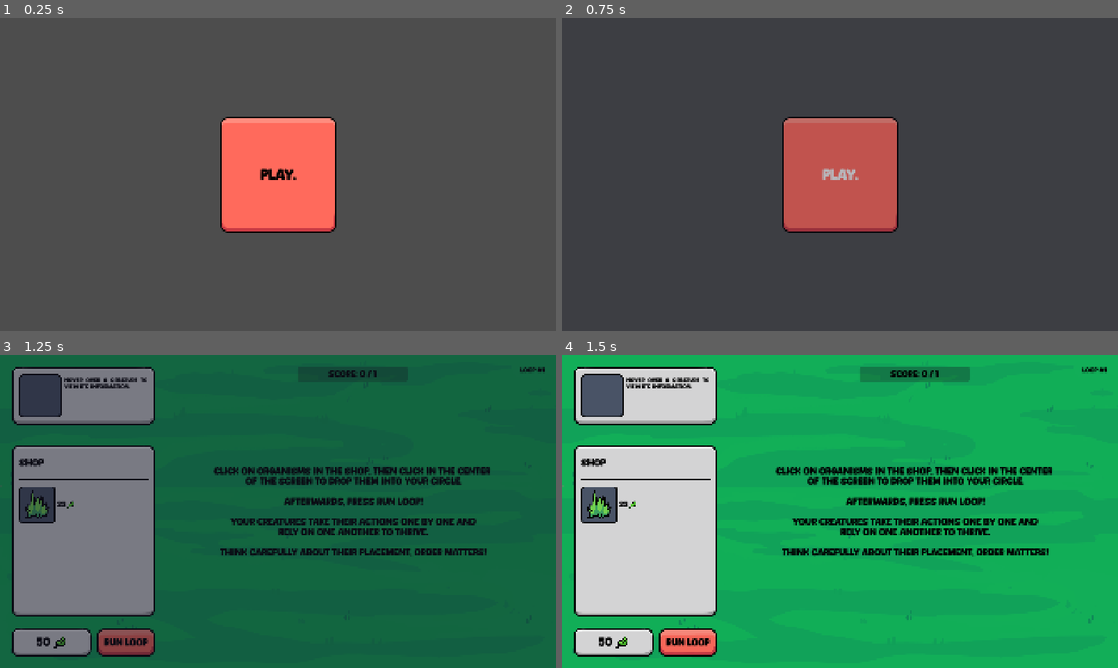
Above: before the commit, frames 1-4 (two rows, left to right).
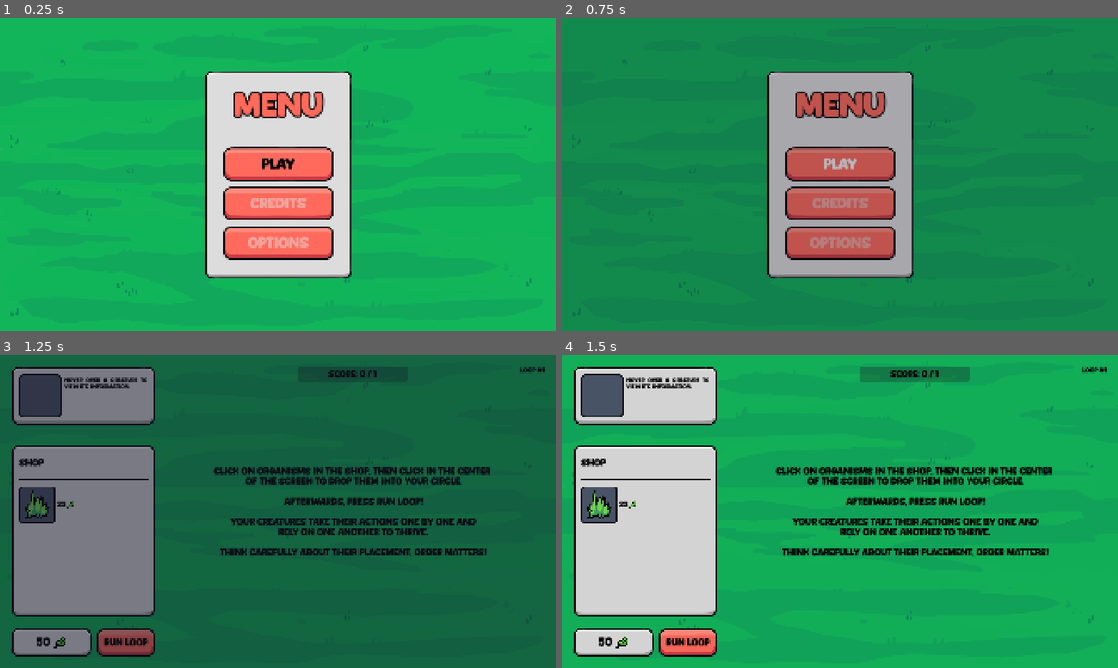
Above: after the commit, the same moments.

Repository: elliotfontaine/gmtk-2025-submission
Game: Godot game, scene res://scenes/main_menu.tscn
Same seed, same stepped clock (60 frames per second), same inputs: the game is played once before the commit and once after it. The engine's default icon, where the game draws it, is replaced by a stand-in: a white triangle on a blue panel in a dark square.
Inputs (mouse positions are in pixels of both pictures, inside the frame that each line leads up to):
- Up to frame 1 (0.25 s): no input
- Up to frame 2 (0.75 s): click "play." (after the commit: "play") at 0.5 s
- Up to frame 3 (1.25 s): no input
- Up to frame 4 (1.5 s): tap Enter at 1.25 s; move the mouse to (962, 495) at 1.27 s; hold D from 1.28 s (still down); hold Shift from 1.28 s (still down); click (962, 495) at 1.42 s

The runs differ from the first frame. In frame 1, 97% of the frame differs, in the area x 0-100%, y 0-100%; in frame 2, 97%; in frame 3, nothing differs; in frame 4, nothing differs.

Commit message:
make basic main menu screen

Diff:
--- a/scenes/main_menu.tscn
+++ b/scenes/main_menu.tscn
@@ -1,9 +1,10 @@
-[gd_scene load_steps=5 format=3 uid="uid://cjpe1y1myvqbb"]
+[gd_scene load_steps=6 format=3 uid="uid://cjpe1y1myvqbb"]
 
 [ext_resource type="Script" uid="uid://b47tr3vo56q8q" path="res://scenes/main_menu.gd" id="1_ig7tw"]
 [ext_resource type="AudioStream" uid="uid://cbwlovwtan8pm" path="res://assets/audio/sfx/buttons/Accept.wav" id="2_ekxnf"]
-[ext_resource type="Script" uid="uid://csi3rjnr5grfn" path="res://audio/sound_button.gd" id="3_8ln24"]
+[ext_resource type="Script" path="res://audio/sound_button.gd" id="3_8ln24"]
 [ext_resource type="AudioStream" uid="uid://dm5knn6xtsp0n" path="res://assets/audio/sfx/buttons/Click.wav" id="4_rtw2f"]
+[ext_resource type="Texture2D" uid="uid://dr1cqjdwtdh76" path="res://assets/sprites/bg.png" id="5_8ln24"]
 
 [node name="MainMenu" type="Control"]
 layout_mode = 3
@@ -15,30 +16,79 @@
 script = ExtResource("1_ig7tw")
 metadata/_edit_lock_ = true
 
-[node name="ButtonPlay" type="Button" parent="."]
-custom_minimum_size = Vector2(400, 400)
+[node name="PanelContainer" type="PanelContainer" parent="."]
 layout_mode = 1
-anchors_preset = -1
-anchor_left = 0.395833
-anchor_top = 0.314815
-anchor_right = 0.604167
-anchor_bottom = 0.685185
-offset_left = 196.0
-offset_top = 196.0
-offset_right = -196.0
-offset_bottom = -196.0
+anchors_preset = 8
+anchor_left = 0.5
+anchor_top = 0.5
+anchor_right = 0.5
+anchor_bottom = 0.5
+offset_left = -254.5
+offset_top = -357.5
+offset_right = 254.5
+offset_bottom = 357.5
 grow_horizontal = 2
 grow_vertical = 2
+
+[node name="CenterContainer" type="MarginContainer" parent="PanelContainer"]
+layout_mode = 2
+metadata/_edit_use_anchors_ = true
+
+[node name="VBoxContainer" type="VBoxContainer" parent="PanelContainer/CenterContainer"]
+layout_mode = 2
+
+[node name="Title" type="Label" parent="PanelContainer/CenterContainer/VBoxContainer"]
+layout_mode = 2
+size_flags_vertical = 3
+theme_override_colors/font_color = Color(1, 0.415686, 0.356863, 1)
+theme_override_colors/font_outline_color = Color(0, 0, 0, 1)
+theme_override_constants/outline_size = 20
+theme_override_font_sizes/font_size = 110
+text = "Menu"
+horizontal_alignment = 1
+
+[node name="ButtonPlay" type="Button" parent="PanelContainer/CenterContainer/VBoxContainer"]
+layout_mode = 2
 focus_mode = 0
 theme_override_font_sizes/font_size = 50
-text = "play."
+text = "play"
 script = ExtResource("3_8ln24")
 click_sound = ExtResource("4_rtw2f")
-metadata/_custom_type_script = "uid://csi3rjnr5grfn"
+metadata/_edit_use_anchors_ = true
+
+[node name="ButtonPlay2" type="Button" parent="PanelContainer/CenterContainer/VBoxContainer"]
+layout_mode = 2
+focus_mode = 0
+theme_override_font_sizes/font_size = 50
+disabled = true
+text = "Credits"
+script = ExtResource("3_8ln24")
+click_sound = ExtResource("4_rtw2f")
+metadata/_edit_use_anchors_ = true
+
+[node name="ButtonPlay3" type="Button" parent="PanelContainer/CenterContainer/VBoxContainer"]
+layout_mode = 2
+focus_mode = 0
+theme_override_font_sizes/font_size = 50
+disabled = true
+text = "options"
+script = ExtResource("3_8ln24")
+click_sound = ExtResource("4_rtw2f")
 metadata/_edit_use_anchors_ = true
 
 [node name="SFX_Accept" type="AudioStreamPlayer2D" parent="."]
 stream = ExtResource("2_ekxnf")
 bus = &"SFX"
 
-[connection signal="pressed" from="ButtonPlay" to="." method="_on_button_play_pressed"]
+[node name="BgLayer" type="CanvasLayer" parent="."]
+layer = -10
+
+[node name="bg" type="TextureRect" parent="BgLayer"]
+anchors_preset = 15
+anchor_right = 1.0
+anchor_bottom = 1.0
+texture = ExtResource("5_8ln24")
+stretch_mode = 1
+metadata/_edit_use_anchors_ = true
+
+[connection signal="pressed" from="PanelContainer/CenterContainer/VBoxContainer/ButtonPlay" to="." method="_on_button_play_pressed"]
--- a/scenes/world.tscn
+++ b/scenes/world.tscn
@@ -37,6 +37,7 @@
 anchor_right = 1.0
 anchor_bottom = 1.0
 texture = ExtResource("2_qfnet")
+stretch_mode = 1
 metadata/_edit_use_anchors_ = true
 
 [node name="UI" type="CanvasLayer" parent="."]
